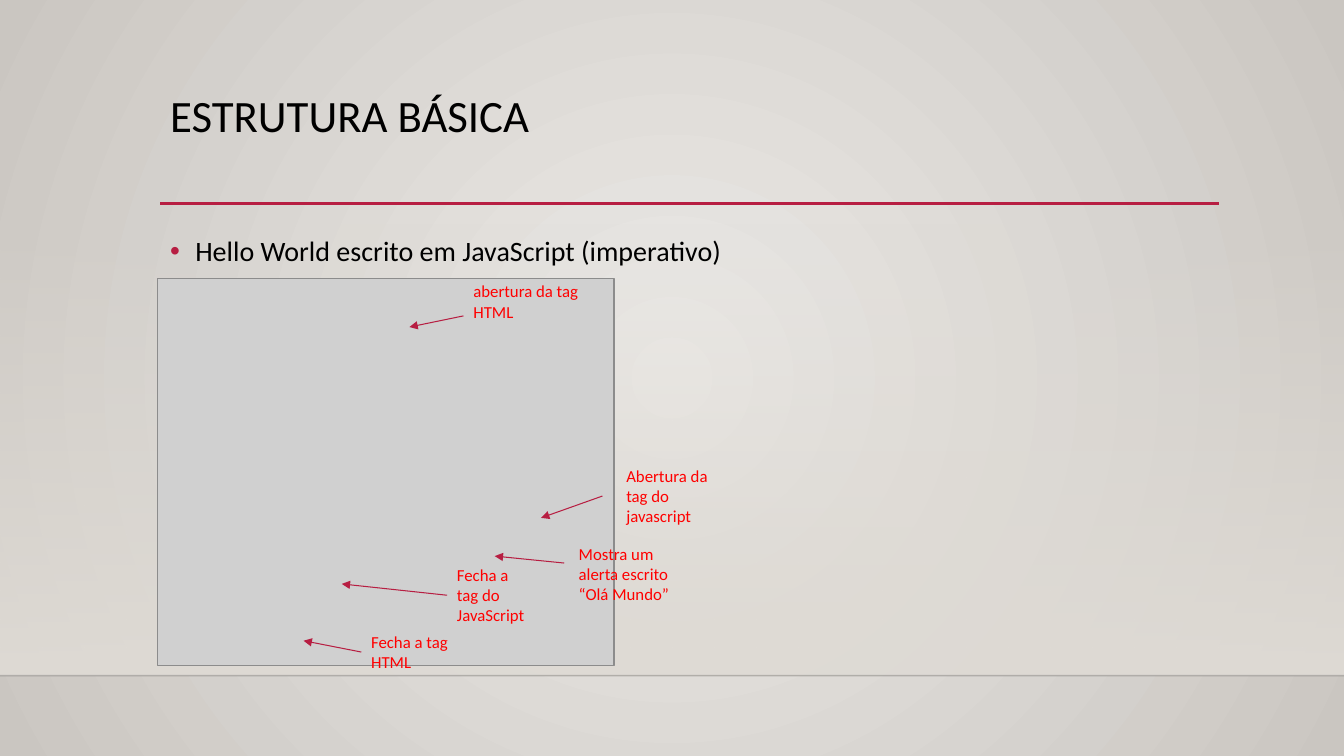
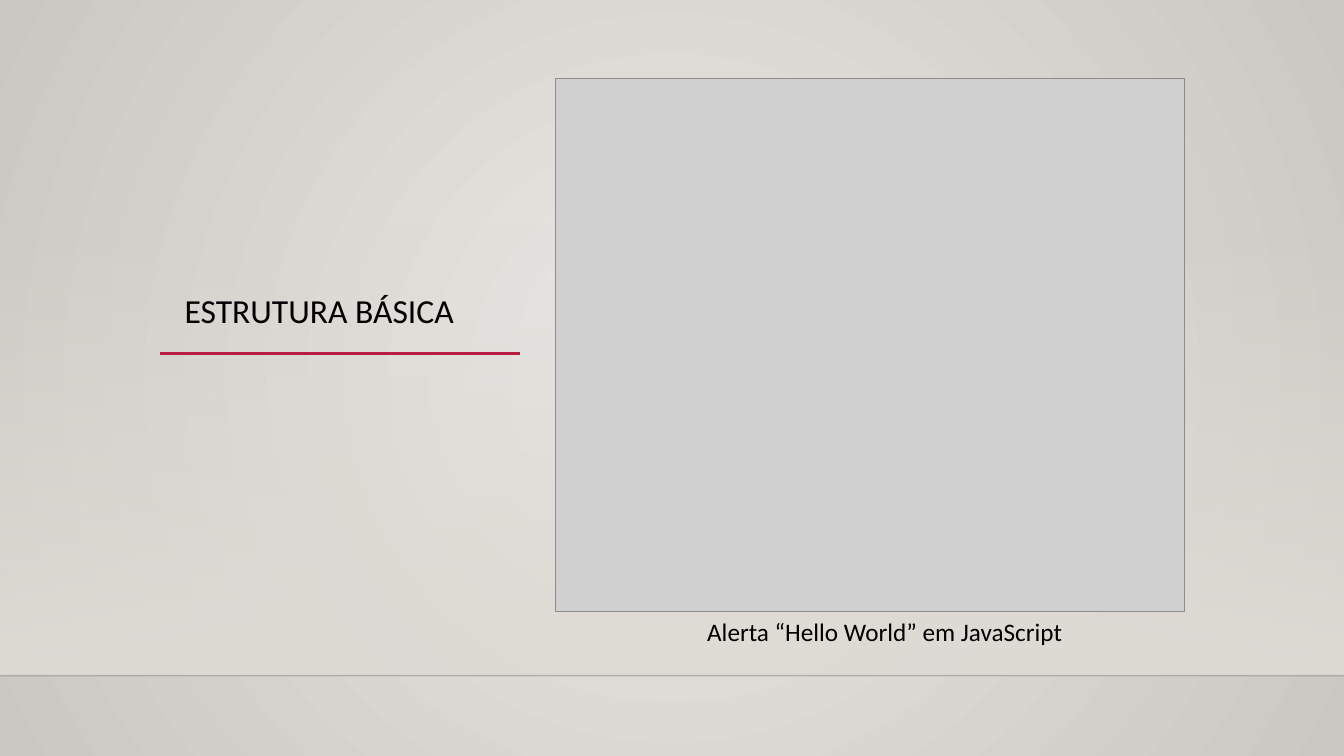
Before and after one commit to TheSennin/Arquivos_Facul, a slide deck: slide 8 of Paradigmas de linguagens de programação/seminário paradigmas/Apresentação1.pptx (slide 7 before the commit). Drawn at 1344x756 pixels with LibreOffice and Linux fonts; fonts in the diff are those of the drawing; grey boxes stand for pictures; background and template pictures are left out. Boxes give left, top, right and bottom in pixels: in the first picture for what was removed or moved away, otherwise in the second. Text is boxed around its words. In the diff, an @@ line names an element or a change of style, - is before the commit and + after.

```diff
--- a/Paradigmas de linguagens de programação/seminário paradigmas/Apresentação1.pptx
+++ b/Paradigmas de linguagens de programação/seminário paradigmas/Apresentação1.pptx
@@ title "ESTRUTURA BÁSICA" at [185,295,454,324]: size 32 to 24 pt; vertical alignment top to bottom @@
@@ picture: place and size @@
-picture at [157,278,614,665]
+picture at [556,79,1185,612]
@@ line removed from (160, 204) to (1220, 204) @@
@@ text removed at [195,240,721,266] @@
-• Hello World escrito em JavaScript (imperativo)
@@ text removed at [473,285,578,318] @@
-abertura da tag HTML
@@ arrow removed from (464, 316) to (409, 327) @@
@@ line added from (159, 354) to (520, 354), #B71E42 2.5 pt @@
@@ text removed at [626,470,708,525] @@
-Abertura da tag do javascript
@@ arrow removed from (603, 496) to (541, 518) @@
@@ text removed at [457,569,524,624] @@
-Fecha a tag do JavaScript
@@ arrow removed from (565, 564) to (495, 557) @@
@@ text removed at [579,547,669,605] @@
-Mostra um alerta escrito “Olá Mundo”
@@ arrow removed from (448, 596) to (342, 584) @@
@@ text added at [707,623,1062,645], 18 pt, text #000000 @@
+Alerta “Hello World” em JavaScript
@@ arrow removed from (361, 652) to (303, 641) @@
@@ text removed at [371,636,447,668] @@
-Fecha a tag HTML
```
Also in this commit, not shown: 5 other slides changed, 5 slides added.
